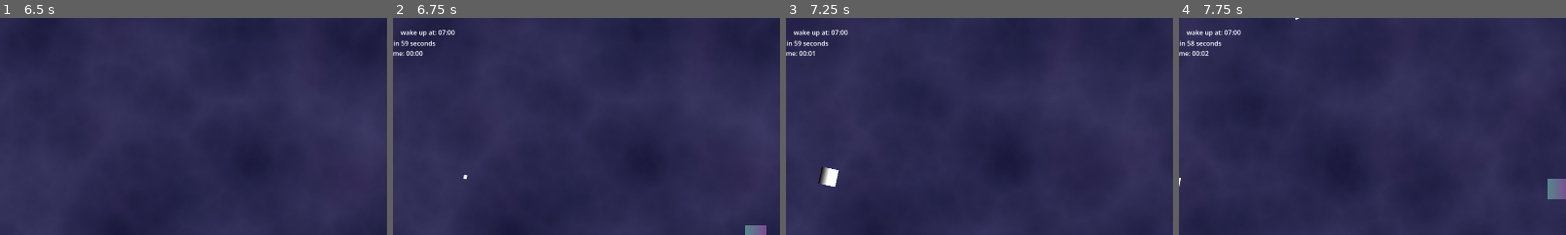
Above: before the commit, frames 1-4 (left to right).
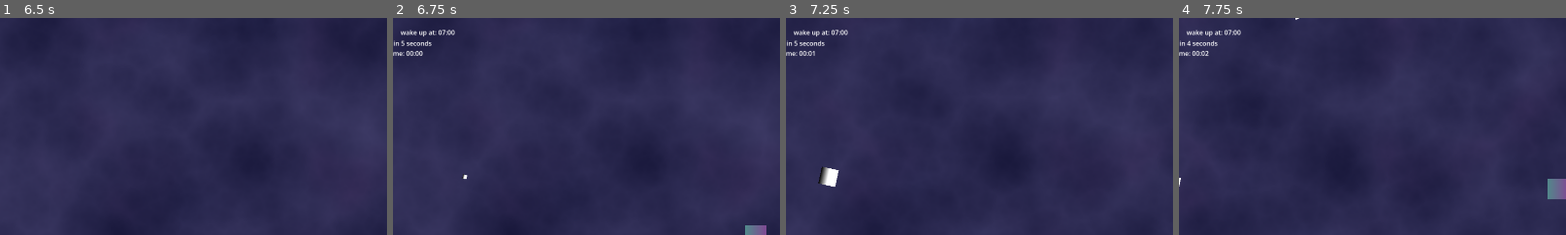
Above: after the commit, the same moments.

Repository: PatrikS24/GMTK26
Game: Godot game, scene res://state/main_state.tscn
The game is run twice, just before and just after one commit, with the same random seed, the same clock (stepped at 60 frames per second) and the same inputs.
Inputs:
- Up to frame 1 (6.5 s): click "Start Game" at 0.5 s; tap Enter at 1.25, 2.75, 5 s; hold Right (ui_right) 1.28-2.03 s; tap Space at 2, 4.25 s; hold Down (ui_down) 2.03-2.78 s; hold Right (ui_right) 2.78-3.53 s; hold Up (ui_up) 3.53-4.28 s; hold Left (ui_left) 4.28-5.78 s; tap Escape (ui_pause) at 4.9 s; hold Down (ui_down) from 5.78 s (still down)
- Up to frame 2 (6.75 s): release Down (ui_down) at 6.53 s; hold Right (ui_right) from 6.53 s (still down)
- Up to frame 3 (7.25 s): keep holding Right (ui_right)
- Up to frame 4 (7.75 s): release Right (ui_right) at 7.28 s; hold Up (ui_up) from 7.28 s (still down)
The pictures show only the part of the screen within x 5-55%, y 0-50%; the shares and areas given below are measured in that part.

Frame 1 is identical in both runs. In frame 2, 0.1% of the frame differs, in the area x 3-12%, y 10-13%; in frame 3, 0.1%; in frame 4, 0.1%, in the area x 2-12%, y 10-13%.

Commit message:
game over screen

Diff:
--- a/player/countdown.gd
+++ b/player/countdown.gd
@@ -2,12 +2,16 @@
 
 @onready var timer: Timer = $Timer
 
-@export var countdown_time: float = 60.0
+@export var countdown_time: float = 6.0
 
 const timescale: float = 140.0
 const wakeup_time : float = 60.0 * 3 * timescale
 
 var current_time: float = 0.0
+
+enum WinState {WIN, LOSE, INGAME}
+
+var win_state = WinState.INGAME
 
 func _process(delta: float) -> void:
 	if MainState.state != MainState.GameState.IN_GAME:
@@ -15,8 +19,9 @@
 	else:
 		timer.paused = false
 		current_time += delta * timescale
-	if current_time >= wakeup_time:
-		pass # TODO: game over
+	if current_time >= wakeup_time and MainState.state == MainState.GameState.IN_GAME:
+		win_state = WinState.LOSE
+		MainState.set_game_state(MainState.GameState.GAME_OVER)
 
 func add_time(time: float):
 	var remaining = timer.time_left
@@ -36,6 +41,8 @@
 		timer.paused = true
 	else:
 		timer.start(countdown_time)
+	current_time = 0.0
+	win_state = WinState.INGAME
 
 
 func get_time_left():
@@ -48,7 +55,9 @@
 	return current_time
 
 func win():
-	pass # TODO
+	win_state = WinState.WIN
+	MainState.set_game_state(MainState.GameState.GAME_OVER)
+
 
 func _on_timer_timeout() -> void:
 	win()
--- a/player/player.tscn
+++ b/player/player.tscn
@@ -29,7 +29,7 @@
 
 [node name="Timer" type="Timer" parent="Countdown" unique_id=336589066]
 process_mode = 3
-wait_time = 60.0
+wait_time = 10.0
 one_shot = true
 autostart = true
 
--- a/player/player_controller.gd
+++ b/player/player_controller.gd
@@ -5,6 +5,8 @@
 var current_velocity: Vector2 = Vector2(0.0, 0.0)
 
 @onready var countdown: Countdown = $Countdown
+
+
 
 func get_countdown() -> Countdown:
 	return countdown
--- /dev/null
+++ b/state/game_over_screen.gd
@@ -0,0 +1,29 @@
+class_name GameOverScreen extends Control
+
+@export var player: Player
+@onready var game_status_label: Label = $VBoxContainer/GameStatusLabel
+@onready var hrs_of_sleep_label: Label = $VBoxContainer/HrsOfSleepLabel
+@onready var play_again_button: Button = $VBoxContainer/PlayAgainButton
+@onready var main_menu_button: Button = $VBoxContainer/MainMenuButton
+@onready var quit_button: Button = $VBoxContainer/QuitButton
+
+func _ready() -> void:
+	play_again_button.pressed.connect(_restart)
+	main_menu_button.pressed.connect(_to_main_menu)
+	quit_button.pressed.connect(_quit)
+
+func update_result():
+	game_status_label.text = "You WIN!" if player.get_countdown().win_state == Countdown.WinState.WIN else "You Lose!"
+	var hrs_of_sleep = player.get_countdown().get_wake_up_time() - player.get_countdown().get_current_time()
+	hrs_of_sleep_label.text = "You got slept %s hours and %s minutes" % [Hud.format_hours(hrs_of_sleep), Hud.format_minutes(hrs_of_sleep)]
+
+func _to_main_menu():
+	MainState.set_game_state(MainState.GameState.MENU)
+
+func _restart():
+	MainState.set_game_state(MainState.GameState.MENU)
+	MainState.set_game_state(MainState.GameState.IN_GAME)
+	player.countdown.restart_timer()
+
+func _quit():
+	get_tree().quit()
--- a/state/hud.gd
+++ b/state/hud.gd
@@ -1,4 +1,4 @@
-extends Control
+class_name Hud extends Control
 
 @onready var fps_label: Label = $FpsLabel
 @onready var current_time_label: Label = $CurrentTimeLabel
@@ -20,5 +20,11 @@
 	current_time_label.text = "Current time: %s" % format_time(player.get_countdown().get_current_time())
 	wake_up_time_label.text = "wake up at: %s" % format_time(player.get_countdown().get_wake_up_time())
 
-func format_time(time: float) -> String:
+static func format_time(time: float) -> String:
 	return "%02d:%02d" % [int(time / 3600) % 24, int(time / 60) % 60]
+
+static func format_minutes(time: float) -> String:
+	return "%d" % [int(time / 60) % 60]
+
+static func format_hours(time: float) -> String:
+	return "%d" % [int(time / 3600)]
--- a/state/main_state.gd
+++ b/state/main_state.gd
@@ -1,13 +1,16 @@
 extends Node
 
-enum GameState {MENU, CUTSCENE, IN_GAME, PAUSE}
+enum GameState {MENU, CUTSCENE, IN_GAME, PAUSE, GAME_OVER}
 
 var state: GameState = GameState.MENU
+
+
 
 signal onMenu
 signal onInGame
 signal onCutScene
 signal onPause
+signal onGameOver
 
 signal damageDealt
 
@@ -18,32 +21,25 @@
 		get_tree().paused = false
 	match new_state:
 		GameState.MENU:
-			_to_menu()
+			state = GameState.MENU
+			onMenu.emit()
+			print("Emitted")
 		GameState.CUTSCENE:
-			_to_cut_scene()
+			state = GameState.CUTSCENE
+			onCutScene.emit()
 		GameState.IN_GAME:
-			_to_in_game()
+			state = GameState.IN_GAME
+			onInGame.emit()
 		GameState.PAUSE:
-			_to_pause()
+			state = GameState.PAUSE
+			onPause.emit()
+		GameState.GAME_OVER:
+			state = GameState.GAME_OVER
+			onGameOver.emit()
 
 func get_state():
 	return state
 
-func _to_cut_scene():
-	state = GameState.CUTSCENE
-	onCutScene.emit()
-
-func _to_in_game():
-	state = GameState.IN_GAME
-	onInGame.emit()
-
-func _to_menu():
-	state = GameState.MENU
-	onMenu.emit()
-
-func _to_pause():
-	state = GameState.PAUSE
-	onPause.emit()
 
 func onDamageDealt():
 	damageDealt.emit()
--- a/state/main_state.tscn
+++ b/state/main_state.tscn
@@ -6,6 +6,7 @@
 [ext_resource type="Script" uid="uid://qxv5v0stm1gx" path="res://player/camera_controller.gd" id="3_06sgl"]
 [ext_resource type="Script" uid="uid://df85u7q31c1ld" path="res://state/hud.gd" id="6_4180k"]
 [ext_resource type="Script" uid="uid://x5iopploffcn" path="res://state/main_menu.gd" id="7_y8htd"]
+[ext_resource type="Script" uid="uid://h7g4fxa6fnew" path="res://state/game_over_screen.gd" id="8_jamk6"]
 [ext_resource type="Script" uid="uid://vuhiilaydigk" path="res://state/cutscene_player.gd" id="8_ovehu"]
 [ext_resource type="Script" uid="uid://cv75lnkykhqlt" path="res://state/pause_menu.gd" id="8_qp3ij"]
 [ext_resource type="Script" uid="uid://dg02owjd441yo" path="res://state/background.gd" id="10_h6yog"]
@@ -301,6 +302,48 @@
 layout_mode = 2
 text = "Quit"
 
+[node name="GameOverScreen" type="Control" parent="UI/CanvasLayer" unique_id=1483480784 node_paths=PackedStringArray("player")]
+layout_mode = 3
+anchors_preset = 15
+anchor_right = 1.0
+anchor_bottom = 1.0
+grow_horizontal = 2
+grow_vertical = 2
+script = ExtResource("8_jamk6")
+player = NodePath("../../../Game/Player")
+
+[node name="VBoxContainer" type="VBoxContainer" parent="UI/CanvasLayer/GameOverScreen" unique_id=625893404]
+layout_mode = 1
+anchors_preset = 8
+anchor_left = 0.5
+anchor_top = 0.5
+anchor_right = 0.5
+anchor_bottom = 0.5
+offset_left = -46.0
+offset_top = -71.0
+offset_right = 43.0
+offset_bottom = 43.0
+grow_horizontal = 2
+grow_vertical = 2
+
+[node name="GameStatusLabel" type="Label" parent="UI/CanvasLayer/GameOverScreen/VBoxContainer" unique_id=2065311567]
+layout_mode = 2
+
+[node name="HrsOfSleepLabel" type="Label" parent="UI/CanvasLayer/GameOverScreen/VBoxContainer" unique_id=209774781]
+layout_mode = 2
+
+[node name="PlayAgainButton" type="Button" parent="UI/CanvasLayer/GameOverScreen/VBoxContainer" unique_id=1509881956]
+layout_mode = 2
+text = "Play again"
+
+[node name="MainMenuButton" type="Button" parent="UI/CanvasLayer/GameOverScreen/VBoxContainer" unique_id=1109110086]
+layout_mode = 2
+text = "Main menu"
+
+[node name="QuitButton" type="Button" parent="UI/CanvasLayer/GameOverScreen/VBoxContainer" unique_id=141921901]
+layout_mode = 2
+text = "Quit"
+
 [node name="Cutscene" type="Control" parent="." unique_id=2146850898]
 layout_mode = 3
 anchors_preset = 0
--- a/state/state_manager.gd
+++ b/state/state_manager.gd
@@ -5,6 +5,9 @@
 @onready var hud: Control = $UI/CanvasLayer/HUD
 @onready var cutscene: CutscenePlayer = $Cutscene
 @onready var pause_menu: Control = $UI/CanvasLayer/PauseMenu
+@onready var game_over_screen: GameOverScreen = $UI/CanvasLayer/GameOverScreen
+
+
 
 @export var attack_manager: AttackManager
 
@@ -18,9 +21,10 @@
 	MainState.onInGame.connect(on_in_game)
 	MainState.onMenu.connect(on_menu)
 	MainState.onPause.connect(on_pause)
+	MainState.onGameOver.connect(on_game_over)
 	MainState.set_game_state(MainState.GameState.MENU)
 
-func _process(delta: float) -> void:
+func _process(_delta: float) -> void:
 	if Input.is_action_just_pressed("ui_pause"):
 		if MainState.get_state() == MainState.GameState.IN_GAME:
 			MainState.set_game_state(MainState.GameState.PAUSE)
@@ -33,6 +37,7 @@
 	main_menu.visible = true
 	cutscene.visible = false
 	pause_menu.visible = false
+	game_over_screen.visible = false
 	attack_manager.stop_spawning()
 
 func on_cutscene():
@@ -41,6 +46,8 @@
 	main_menu.visible = false
 	cutscene.visible = true
 	pause_menu.visible = false
+	game_over_screen.visible = false
+
 	cutscene.play_cutscene()
 
 func on_in_game():
@@ -49,10 +56,11 @@
 	main_menu.visible = false
 	cutscene.visible = false
 	pause_menu.visible = false
+	game_over_screen.visible = false
+
 	attack_manager.start_spawning()
 	if background_controller.eye_openness > 0.1:
 		background_controller.close_eyes()
-
 
 func on_pause():
 	game.visible = false
@@ -60,5 +68,18 @@
 	main_menu.visible = false
 	cutscene.visible = false
 	pause_menu.visible = true
+	game_over_screen.visible = false
+
 	attack_manager.stop_spawning()
 	background_controller.open_eyes()
+
+func on_game_over():
+	game.visible = false
+	hud.visible = false
+	main_menu.visible = false
+	cutscene.visible = false
+	pause_menu.visible = false
+	game_over_screen.visible = true
+	game_over_screen.update_result()
+	attack_manager.stop_spawning()
+	background_controller.open_eyes()
Not shown, added: state/game_over_screen.gd.uid
